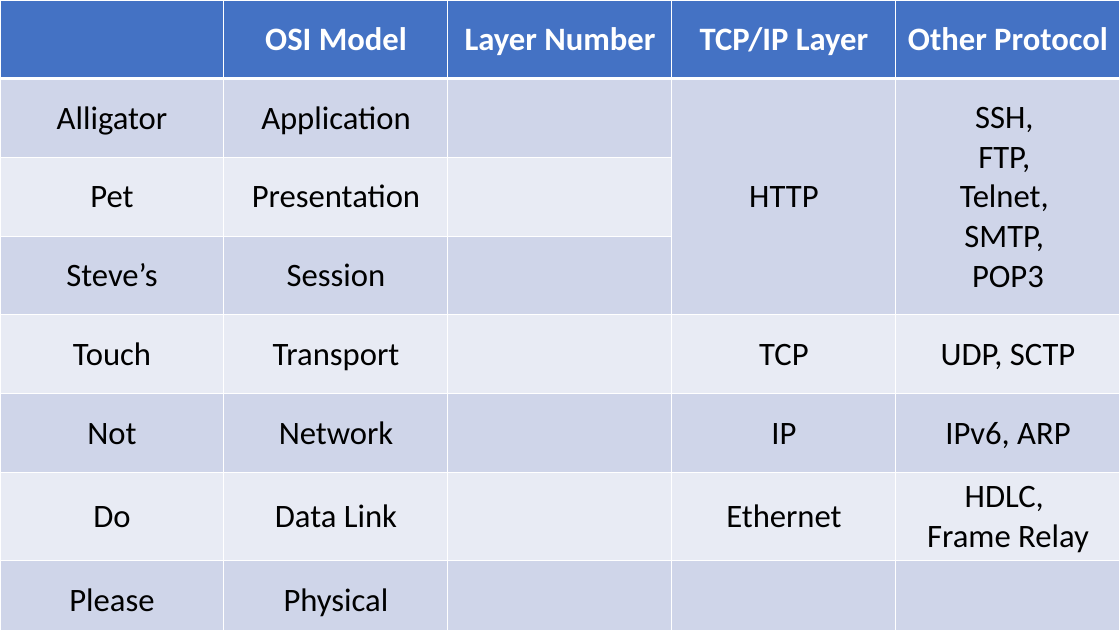
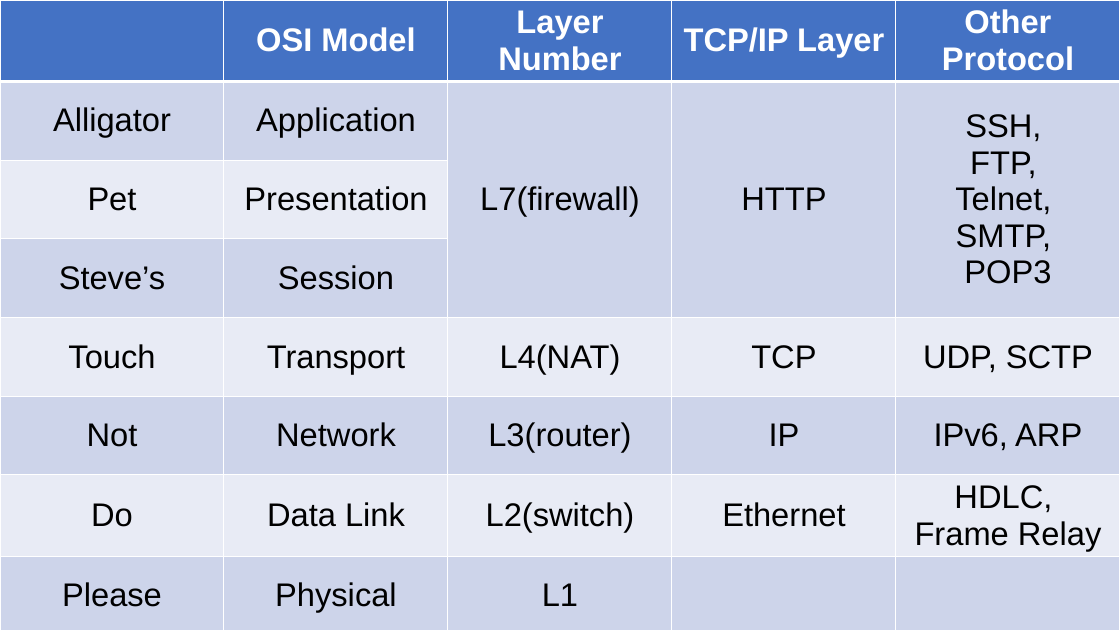
Before and after one commit to O-Seonsik/osi-and-tcp, a slide deck: slide 1 of osi-and-tcp.pptx. Drawn at 1120x630 pixels with LibreOffice and Linux fonts; fonts in the diff are those of the drawing. Boxes give left, top, right and bottom in pixels: in the first picture for what was removed or moved away, otherwise in the second. Text is boxed around its words. In the diff, an @@ line names an element or a change of style, - is before the commit and + after.

```diff
--- a/osi-and-tcp.pptx
+++ b/osi-and-tcp.pptx
@@ table at (0, 0, 1120, 616) @@
-row 2, column 3: 
+row 2, column 3: L7(firewall)
-row 5, column 3: 
+row 5, column 3: L4(NAT)
-row 6, column 3: 
+row 6, column 3: L3(router)
-row 7, column 3: 
+row 7, column 3: L2(switch)
-row 8, column 3: 
+row 8, column 3: L1
@@ fill #CFD5EA to #CDD4EA in 17 cells @@
@@ fill #E9EBF5 to #E8EBF5 in 12 cells @@
@@ font Calibri to Arial in "OSI Model", "Layer Number", "TCP/IP Layer", "Other Protocol" and 27 more places @@
```
Also in this commit, not shown: 1 other file.
